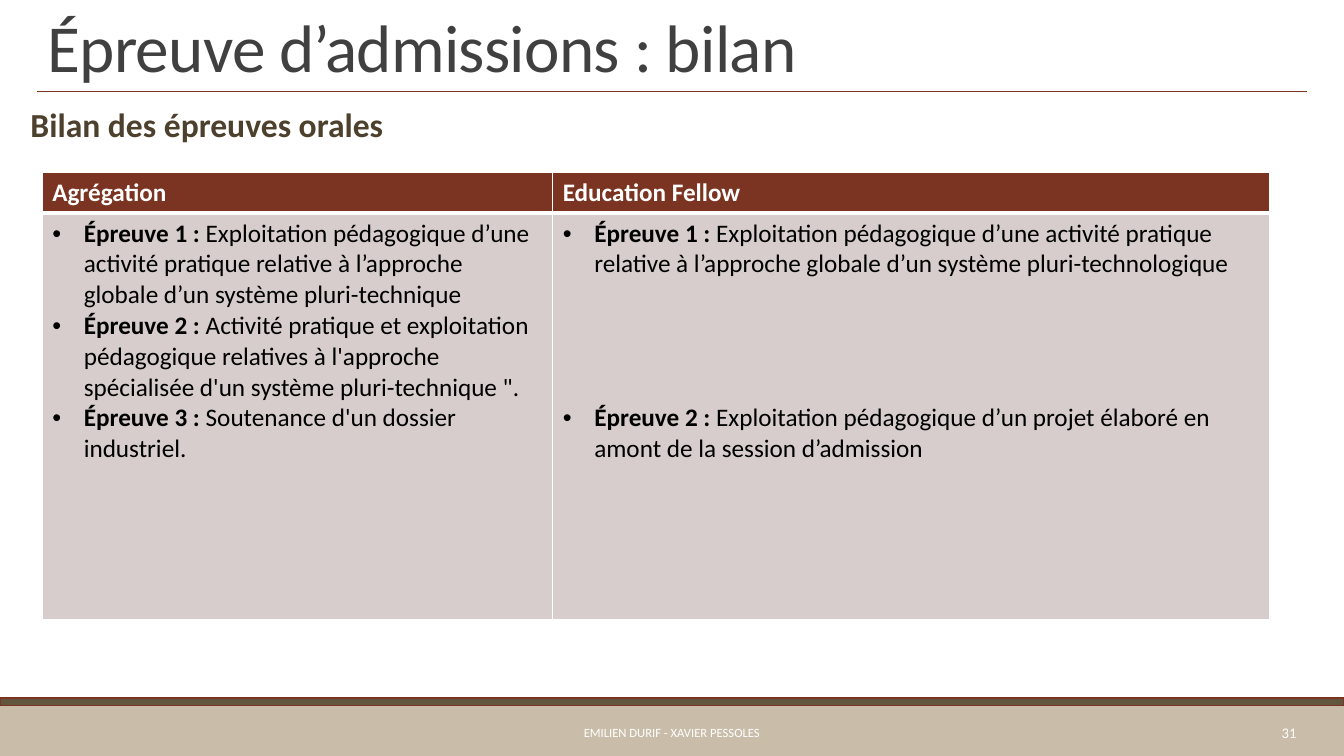
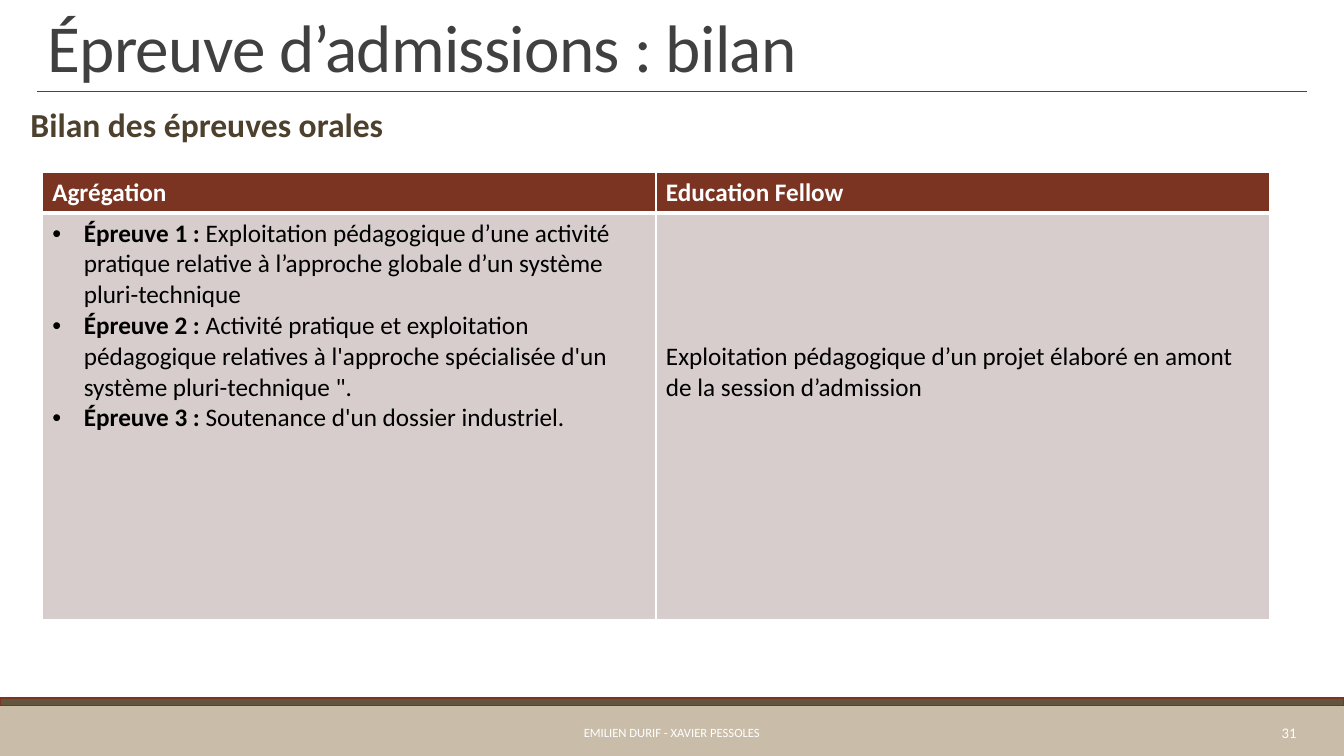
Before and after one commit to xpessoles/Preparation_Agregation, a slide deck: slide 31 of Cours/01_PresentationEpreuves.pptx. Drawn at 1344x756 pixels with LibreOffice and Linux fonts; fonts in the diff are those of the drawing. Boxes give left, top, right and bottom in pixels: in the first picture for what was removed or moved away, otherwise in the second. Text is boxed around its words. In the diff, an @@ line names an element or a change of style, - is before the commit and + after.

```diff
--- a/Cours/01_PresentationEpreuves.pptx
+++ b/Cours/01_PresentationEpreuves.pptx
@@ table at (42, 172, 1270, 619) @@
-row 2, column 2: Épreuve 1 : Exploitation pédagogique d’une activité pratique relative à l’approche globale d’un système pluri-technologique / Épreuve 2 : Exploitation pédagogique d’un projet élaboré en amont de la session d’admission
+row 2, column 2: Exploitation pédagogique d’un projet élaboré en amont de la session d’admission
```
Also in this commit, not shown: 3 other slides changed.
